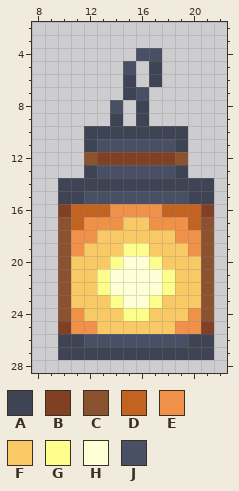
Pixel-art sprite: textures/items/lantern.png. That is the earlier state.
The file is 32x32 pixels. Colours within 5 levels of each other are drawn and written as one. Shown: x 8..22, y 2..28.
Palette (. is transparent): A #3e4453  B #814023  C #8b5230  D #c36322  E #f09149  F #f9c966  G #fdfd8b  H #ffffd5  J #495065
Pixels before, first column x 10:
 4 ......JJ....
 5 .....J.A....
 6 .....A.A....
 7 .....AJ.....
 8 ....J.A.....
 9 ....A.A.....
10 ..AAAAAAAA..
11 ..AJJJJJJA..
12 ..CBBBBBBC..
13 ..AJJJJJJA..
14 AAAAAAAAAAAA
15 AAJJJJJJJJAA
16 BDDDEEEEDDDB
17 CDEEEFFEEEDC
18 CEEFFFFFFEEC
19 CEFFFGGFFFEC
20 CFFFGHHGFFFC
21 CFFGHHHHGFFC
22 CFFGHHHHGFFC
23 CFFFGHHGFFFC
24 CEFFFGGFFFEC
25 BEEFFFFFFEEB
26 AAJJJJJJJJAA
27 AAAAAAAAAAAA
Now the later version:
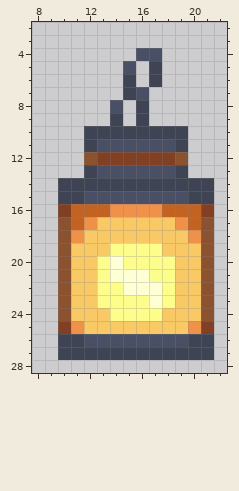
What changed:
The edit turns colour E into colour F in row 17 at x 13 to 14 and 17 to 18; in row 18 at x 12 and 19; in row 19 at x 11 and 20; in row 24 at x 11 and 20; in row 25 at x 12 and 19.
The edit turns colour F into colour G in row 19 at x 14 and 17; in row 20 at x 13 and 18; in row 23 at x 13 and 18; in row 24 at x 14 and 17.
The edit turns colour H into colour G in row 20 at x 15 to 16; in row 21 at x 17; in row 22 at x 14; in row 23 at x 15 to 16.
The edit turns colour G into colour H in row 20 at x 14; in row 23 at x 17.
Changed places in both pictures, as pixel boxes (x1, y1, x2, y2):
changed: (71, 217, 201, 334)
